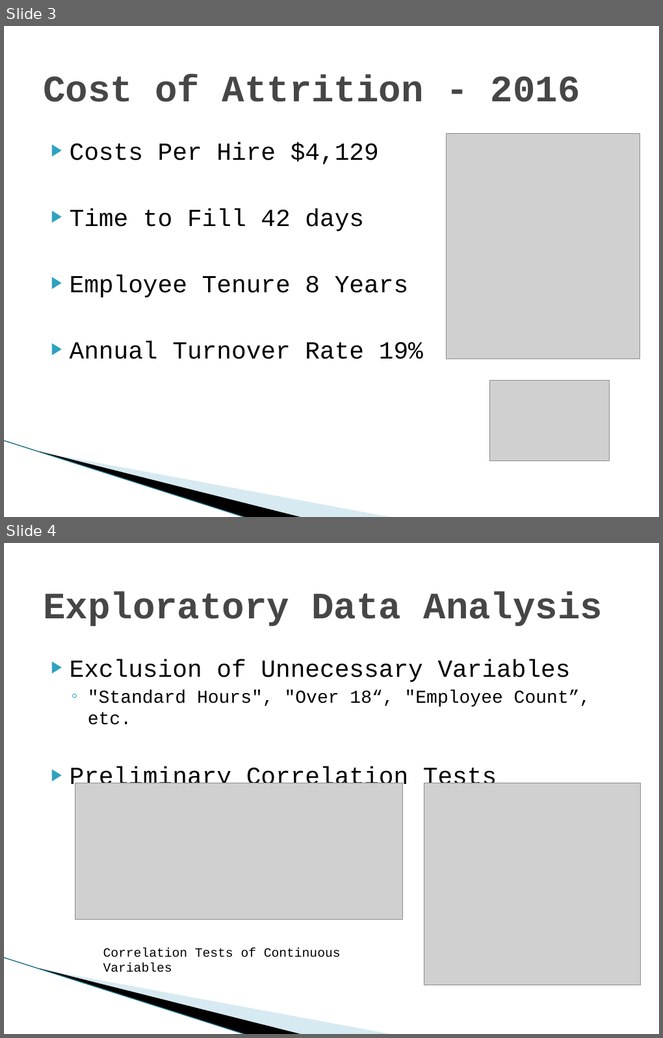
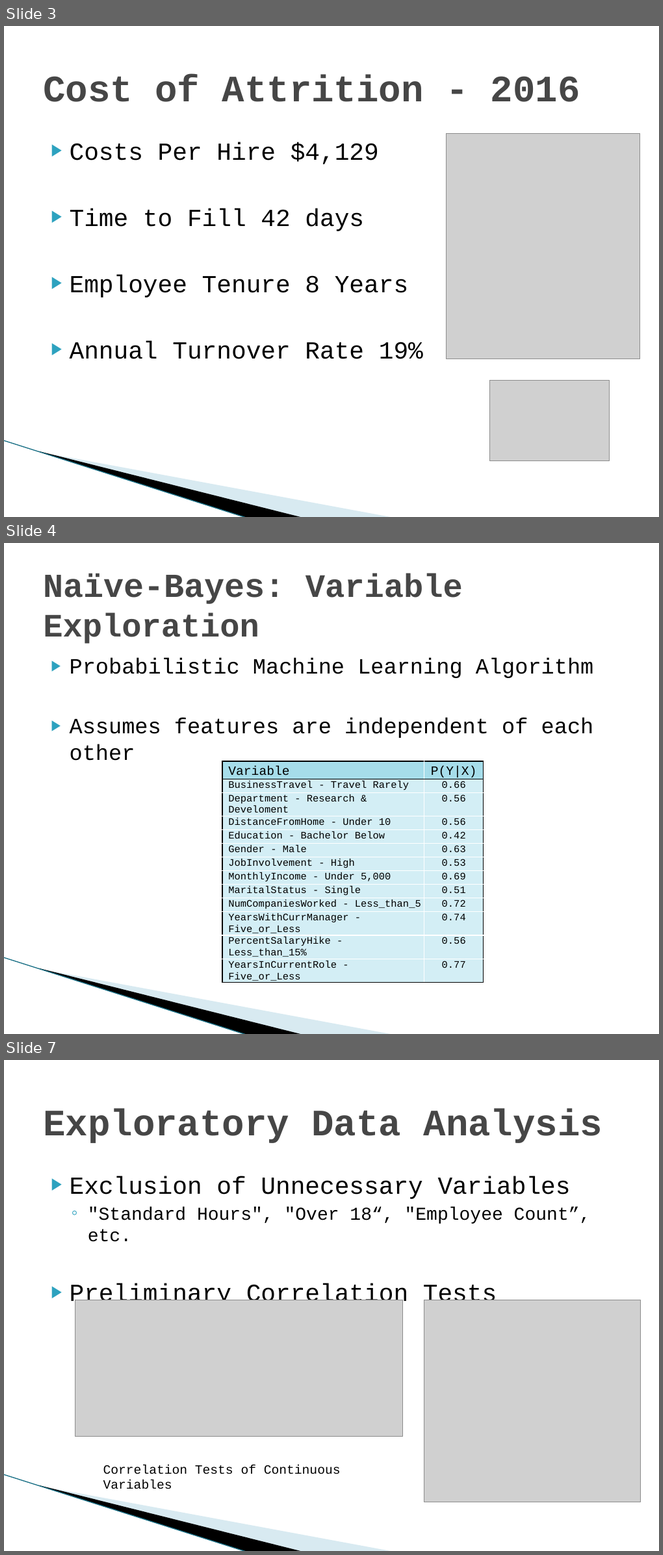
Before and after one commit to DataTex1/CaseStudy2, a slide deck: DDS Attrition Analysis.pptx. Shown one above the other, each under a label of ours: slides 3 and 4 before the commit, slides 3, 4 and 7 after it; the slides between them are not shown. The pictures are 663x1038 and 663x1555 pixels, drawn with LibreOffice and Linux fonts; fonts in the diff are those of the drawing; grey boxes stand for pictures; background and template pictures are left out. Boxes give left, top, right and bottom in pixels: in the first picture for what was removed or moved away, otherwise in the second. Text is boxed around its words. In the diff, an @@ line names an element or a change of style, - is before the commit and + after.

```diff
--- a/DDS Attrition Analysis.pptx
+++ b/DDS Attrition Analysis.pptx
@@ slide 4 added at [4, 543, 659, 1034], background #FFFFFF; not listed: 3 template elements that a slide beside it also shows @@
@@ title added at [43, 573, 463, 644], 36 pt, text #464646, bold @@
+Naïve-Bayes: Variable Exploration
@@ text added at [70, 658, 594, 738], 24 pt, text #000000 @@
+▶ Probabilistic Machine Learning Algorithm
+▶ Assumes features are independent of each other
@@ table added at [222, 761, 483, 984], 13 rows, 2 columns @@
+Variable | P(Y|X)
+BusinessTravel - Travel Rarely | 0.66
+Department - Research & Develoment | 0.56
+DistanceFromHome - Under 10 | 0.56
+Education - Bachelor Below | 0.42
+Gender - Male | 0.63
+JobInvolvement - High | 0.53
+MonthlyIncome - Under 5,000 | 0.69
+MaritalStatus - Single | 0.51
+NumCompaniesWorked - Less_than_5 | 0.72
+YearsWithCurrManager - Five_or_Less | 0.74
+PercentSalaryHike - Less_than_15% | 0.56
+YearsInCurrentRole - Five_or_Less | 0.77
@@ what was slide 4 is now slide 7 @@
```
Also in this commit, not shown: 3 slides changed, 3 other slides added, 2 slides removed.
